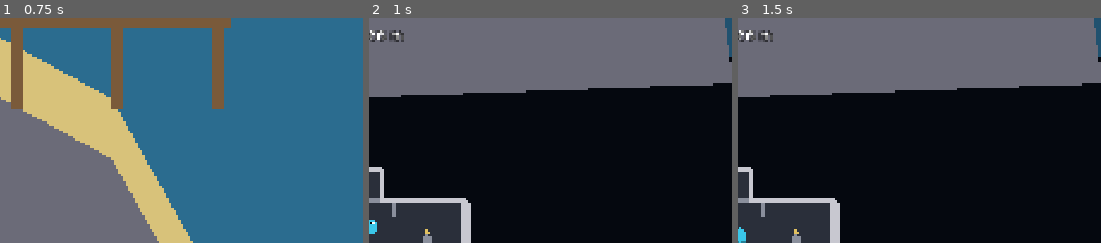
Above: before the commit, frames 1-3 (left to right).
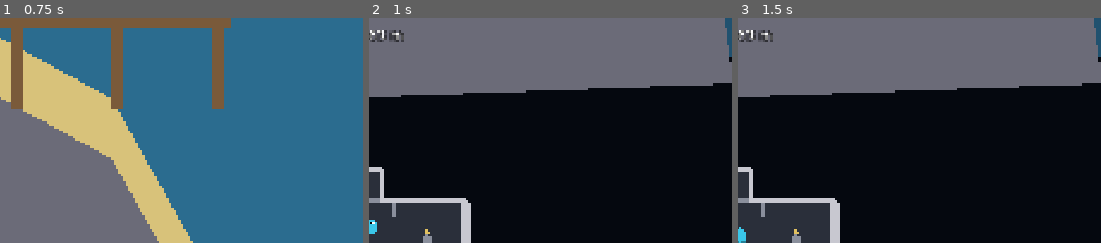
Above: after the commit, the same moments.

Repository: SnirNehemia/deeper
Game: Godot game, scene res://tests/capture_world.tscn
The game is run twice, just before and just after one commit, with the same random seed, the same clock (stepped at 60 frames per second) and the same inputs. This scene is started directly instead of the project's main scene.
Inputs:
- Up to frame 1 (0.75 s): tap Enter at 0.5 s; hold D from 0.53 s (still down); tap E at 0.6 s
- Up to frame 2 (1 s): keep holding D; tap W at 0.77 s
- Up to frame 3 (1.5 s): keep holding D; tap Q at 1.35 s
The pictures show only the part of the screen within x 46-96%, y 0-50%; the shares and areas given below are measured in that part.

Frame 1 is identical in both runs. In frame 2, 0.1% of the frame differs, in the area x 2-5%, y 5-11%; in frame 3, 0.1%.

Commit message:
Depth meter reads 0 at the surface; full Milestone 1 handoff docs
- Sub.depth_m(): depth below the floating waterline (0 at the surface float),
  used by the depth HUD; test_world asserts it reads ~0 at rest
- STATUS.md: added architecture + how-to-extend guide (input providers, stations,
  sub systems, map/caves, tuning, layers, testing) for the Milestone 2 session
- DECISIONS.md: recorded buoyancy, depth-reads-0, hull collider, cave decisions
- CLAUDE.md: fixed canon design-doc path to DEEPER_design_doc_v0.3.md

Co-Authored-By: Claude Opus 4.8 <noreply@anthropic.com>

Diff:
--- a/scripts/sub/sub.gd
+++ b/scripts/sub/sub.gd
@@ -98,6 +98,13 @@
 	_visual.rotation = pitch
 	_hull_collision.rotation = pitch
 
+## Depth shown to the player: metres below the surface. Reads 0 while the sub
+## floats at rest (its keel sits SURFACE_FLOAT_DEPTH down, which we treat as the
+## waterline), and clamps at 0 above that.
+func depth_m() -> float:
+	var below := global_position.y - water_surface_y - SURFACE_FLOAT_DEPTH
+	return maxf(0.0, below / GameFeel.PIXELS_PER_METER)
+
 func _build_helm() -> void:
 	var helm := HelmStation.new()
 	helm.sub = self
--- a/scripts/ui/depth_hud.gd
+++ b/scripts/ui/depth_hud.gd
@@ -2,8 +2,7 @@
 extends CanvasLayer
 
 ## Top-center depth meter: how far below the surface the sub is, live in meters.
-## Surface (waterline) is world y = 0, so depth = sub.y / pixels-per-meter,
-## clamped at 0 while at/above the surface.
+## Reads 0 while the sub floats at the surface (see Sub.depth_m()).
 
 var sub: Sub
 
@@ -23,5 +22,4 @@
 func _process(_delta: float) -> void:
 	if sub == null:
 		return
-	var depth := maxf(0.0, sub.global_position.y / GameFeel.PIXELS_PER_METER)
-	_label.text = "Depth  %d m" % int(round(depth))
+	_label.text = "Depth  %d m" % int(round(sub.depth_m()))
--- a/tests/test_world.gd
+++ b/tests/test_world.gd
@@ -44,8 +44,9 @@
 	# Settle: should hold its float line, not sink away or bob.
 	await _frames(120)
 	var float_depth := _depth(sub)
-	print("    float depth=", float_depth)
+	print("    float depth=", float_depth, " meter=", sub.depth_m())
 	_check(float_depth > 1.0 and float_depth < 5.0, "sub holds the surface float line at rest")
+	_check(sub.depth_m() < 1.0, "depth meter reads ~0 m at the surface")
 
 	# Dive to the shallows floor (~20 m); the hull should rest on it.
 	for i in 480:
Not shown, changed: CLAUDE.md
Not shown, changed: DECISIONS.md
Not shown, changed: STATUS.md
